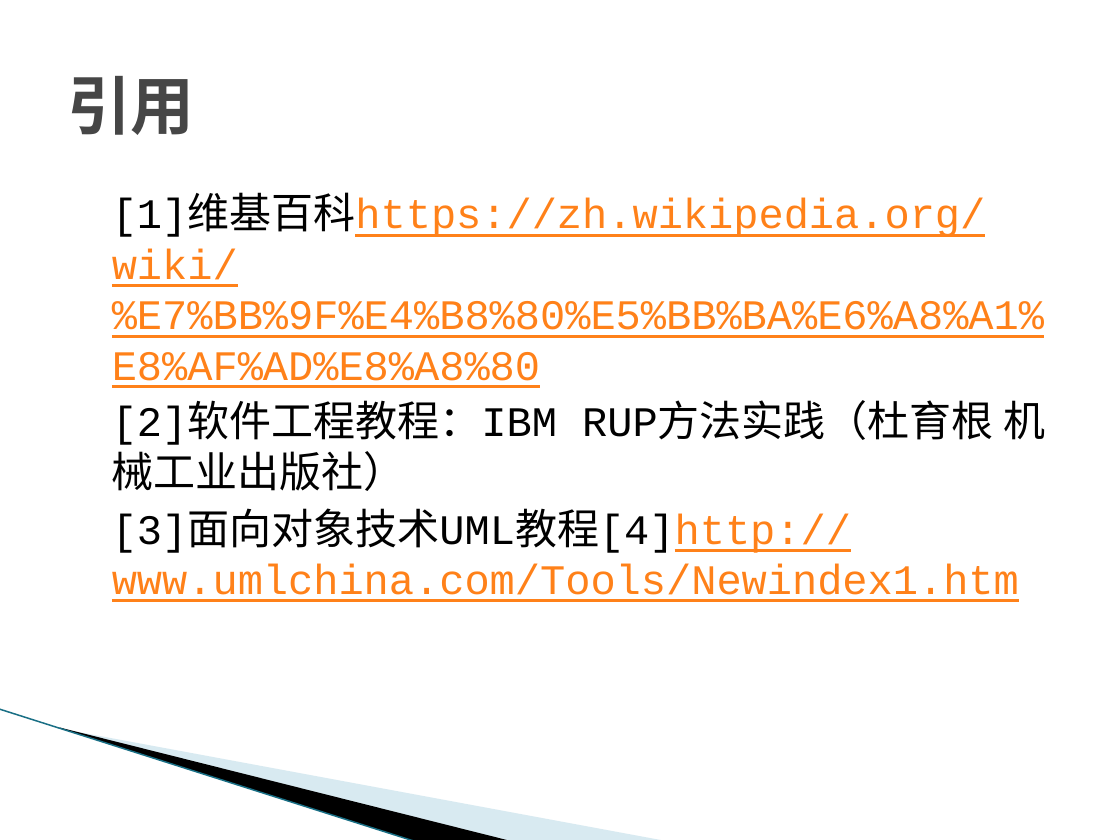
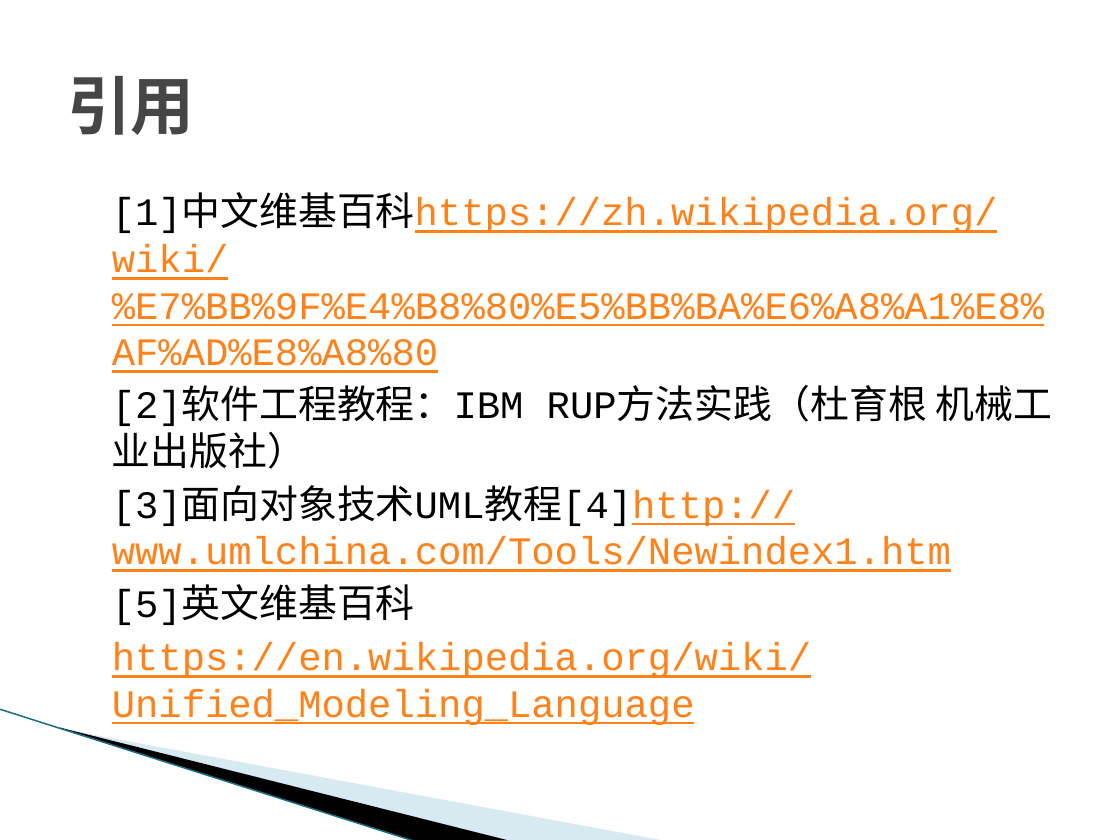
Before and after one commit to tzy502/G16, a slide deck: slide 26 of UML/UML概述-G16.pptx. Drawn at 1120x840 pixels with LibreOffice and Linux fonts; fonts in the diff are those of the drawing; background and template pictures are left out. Boxes give left, top, right and bottom in pixels: in the first picture for what was removed or moved away, otherwise in the second. Text is boxed around its words. In the diff, an @@ line names an element or a change of style, - is before the commit and + after.

```diff
--- a/UML/UML概述-G16.pptx
+++ b/UML/UML概述-G16.pptx
@@ text at [112, 197, 1044, 373]: text changed; size 27 to 25 pt @@
-[1]维基百科https://zh.wikipedia.org/wiki/%E7%BB%9F%E4%B8%80%E5%BB%BA%E6%A8%A1%E8%AF%AD%E8%A8%80
+[1]中文维基百科https://zh.wikipedia.org/wiki/%E7%BB%9F%E4%B8%80%E5%BB%BA%E6%A8%A1%E8%AF%AD%E8%A8%80
@@ text at [112, 385, 1053, 572]: size 27 to 25 pt in "[2]软件工程教程：IBM RUP方法实践（杜育根 机械工业出版社）", "[3]面向对象技术UML教程[4]http://www.umlchina.com/Tools/Newindex1.htm" @@
@@ text at [112, 589, 811, 725]: paragraphs added @@
+[5]英文维基百科
+https://en.wikipedia.org/wiki/Unified_Modeling_Language
```
Also in this commit, not shown: 5 other slides changed, 2 other files.
